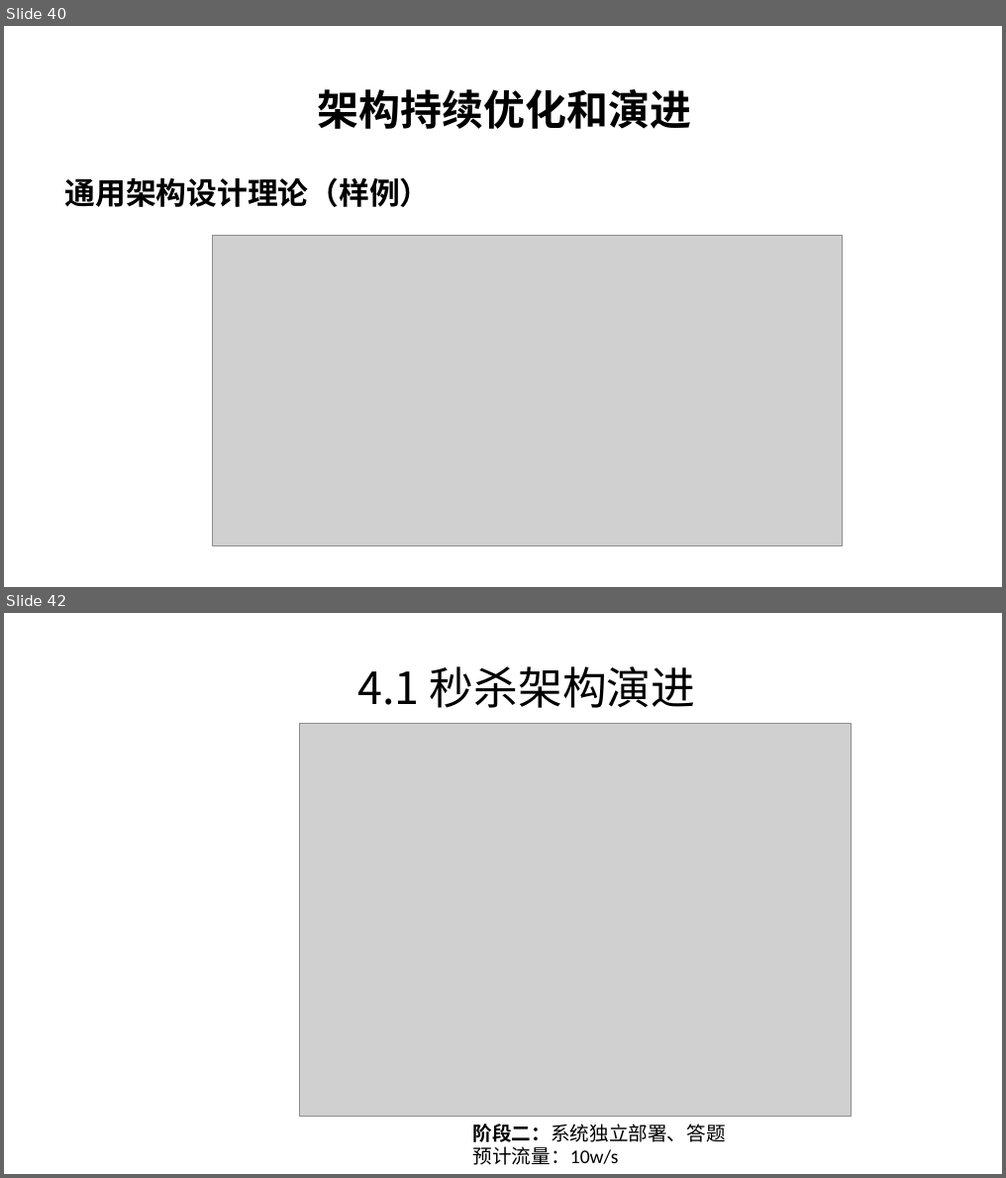
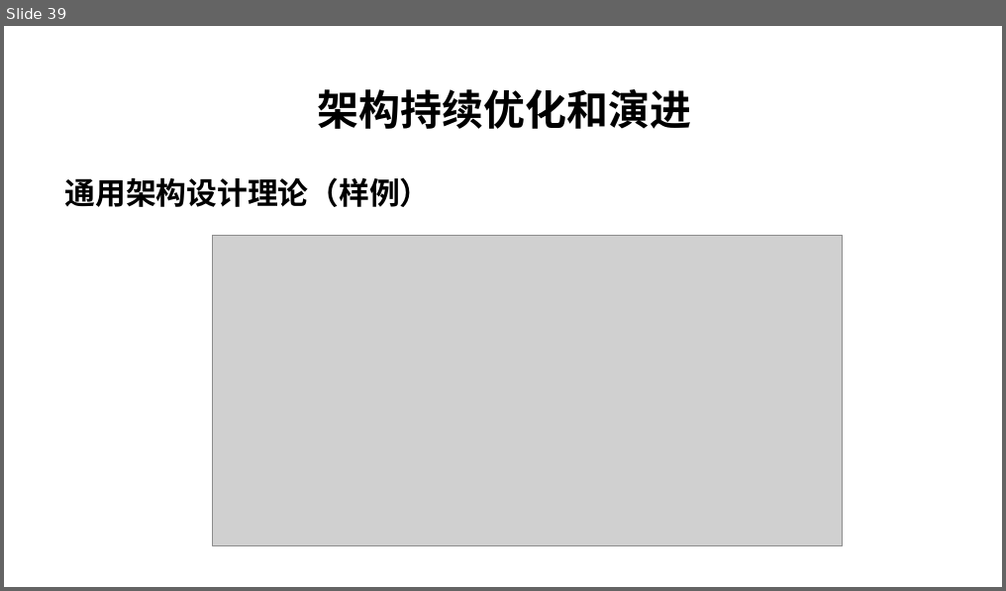
Before and after one commit to char-dance/flashSale-demo, a slide deck: FalshSale.pptx. Shown one above the other, each under a label of ours: slides 40 and 42 before the commit, slide 39 after it; the slides between them are not shown. The pictures are 1006x1178 and 1006x591 pixels, drawn with LibreOffice and Linux fonts; fonts in the diff are those of the drawing; grey boxes stand for pictures; background and template pictures are left out. Boxes give left, top, right and bottom in pixels: in the first picture for what was removed or moved away, otherwise in the second. Text is boxed around its words. In the diff, an @@ line names an element or a change of style, - is before the commit and + after.

```diff
--- a/FalshSale.pptx
+++ b/FalshSale.pptx
@@ slide 42 removed at (4,613,1002,1174), background #FFFFFF @@
@@ text removed at (357,666,696,708) @@
-4.1 秒杀架构演进
@@ picture removed at (299,723,851,1116) @@
@@ text removed at (473,1124,726,1165) @@
-阶段二：系统独立部署、答题
-预计流量：10w/s
@@ what was slide 40 is now slide 39 @@
```
Also in this commit, not shown: 4 slides added, 7 other slides removed.
